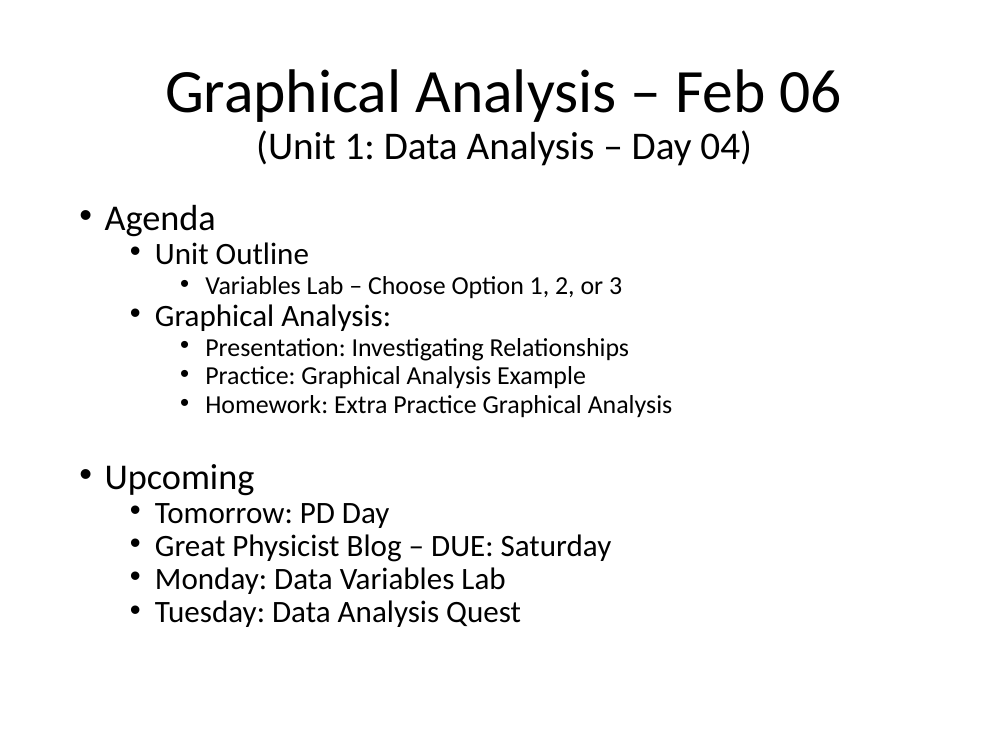
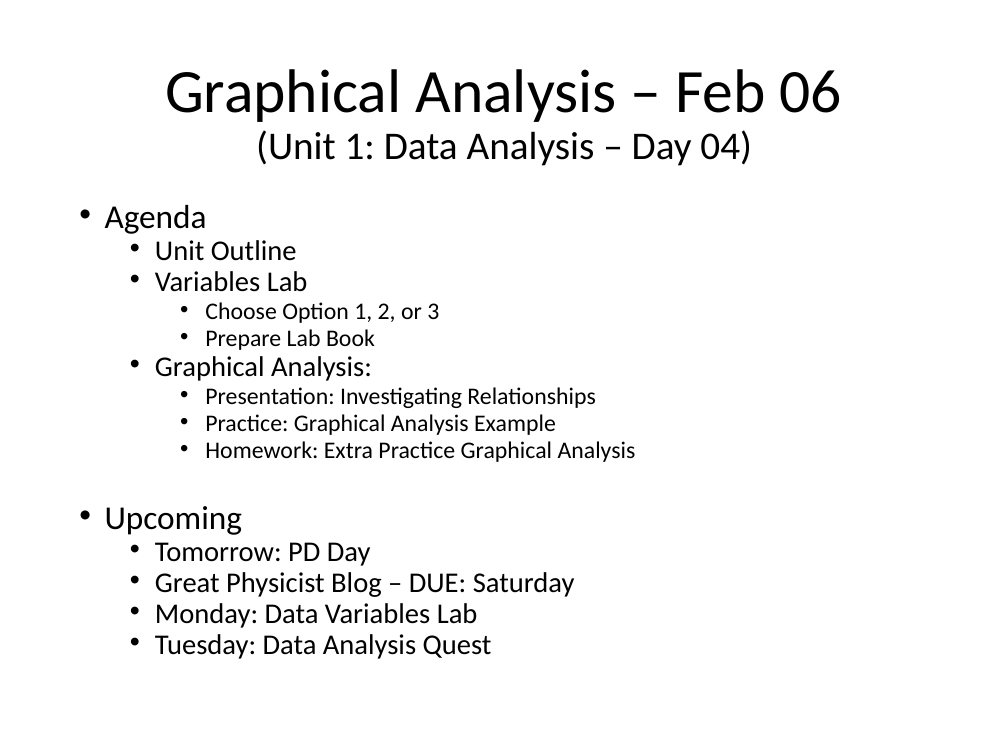
Before and after one commit to Greg5519/SPH4U0, a slide deck: slide 1 of Daily Agendas/Day1.4 GraphicalAnalysis.pptx. Drawn at 1008x756 pixels with LibreOffice and Linux fonts; fonts in the diff are those of the drawing. Boxes give left, top, right and bottom in pixels: in the first picture for what was removed or moved away, otherwise in the second. Text is boxed around its words. In the diff, an @@ line names an element or a change of style, - is before the commit and + after.

```diff
--- a/Daily Agendas/Day1.4 GraphicalAnalysis.pptx
+++ b/Daily Agendas/Day1.4 GraphicalAnalysis.pptx
@@ text at [105, 205, 636, 659]: size 25.9 to 23.8 pt in "Agenda", "Upcoming"; size 22.2 to 20.4 pt in "Unit Outline", "Graphical Analysis:", "Tomorrow: PD Day", "Great Physicist Blog – DUE: Saturday" and 2 more places; size 18.5 to 17 pt in "Presentation: Investigating Relationships", "Practice: Graphical Analysis Example", "Homework: Extra Practice Graphical Analysis" @@
@@ text at [155, 271, 439, 350]: text changed; size 18.5 to 17 pt @@
-    • Variables Lab – Choose Option 1, 2, or 3
+  • Variables Lab
+    • Choose Option 1, 2, or 3
+    • Prepare Lab Book
```
Also in this commit, not shown: 1 slide added, 1 other file.
